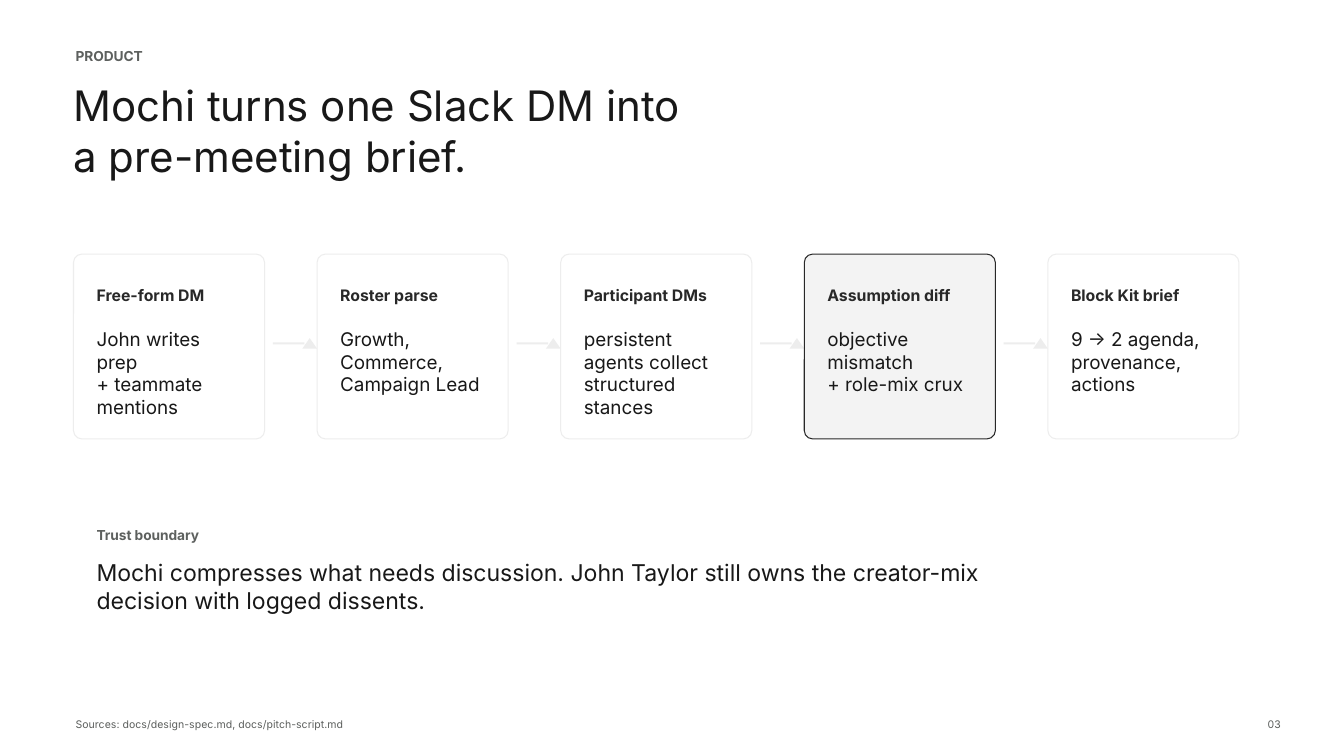
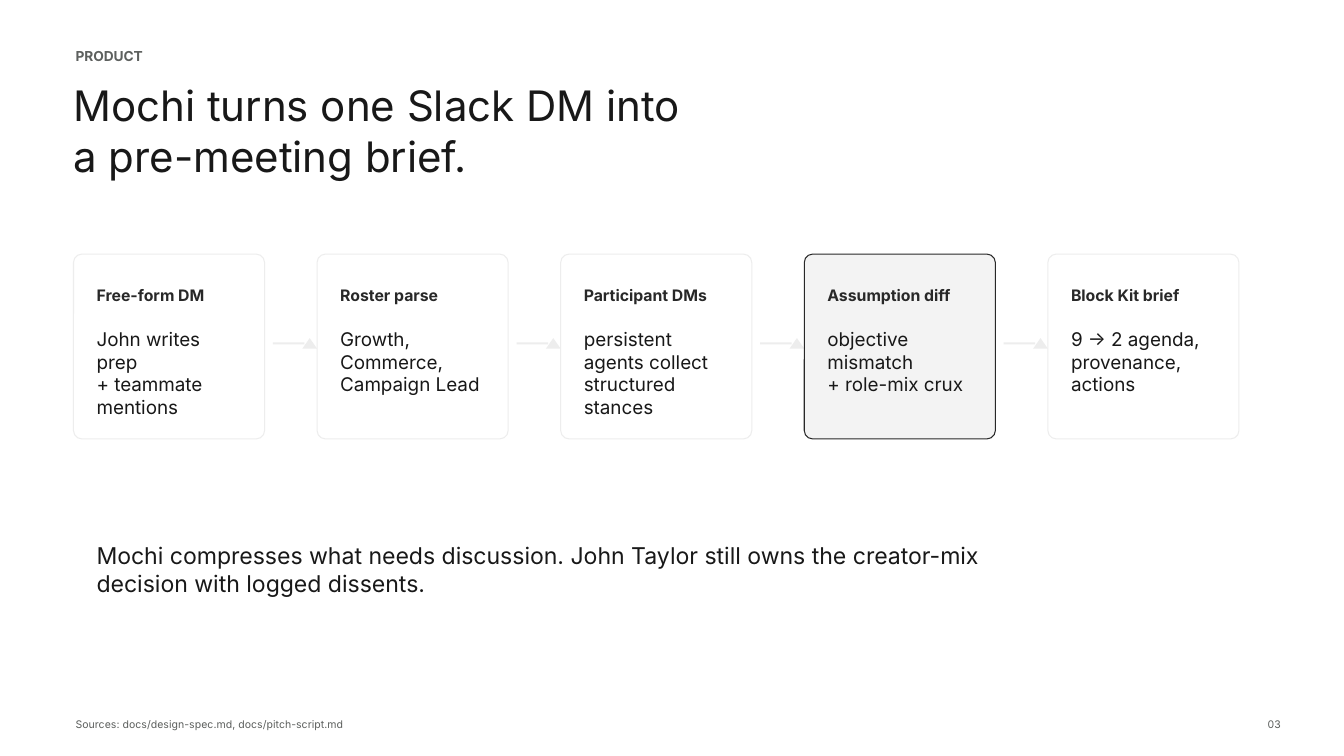
Before and after one commit to leewaichong/opensea, a slide deck: slide 3 of docs/pitch-deck/output/per-my-last-email-hackathon-pitch.pptx. Drawn at 1344x756 pixels with LibreOffice and Linux fonts; fonts in the diff are those of the drawing; background and template pictures are left out. Boxes give left, top, right and bottom in pixels: in the first picture for what was removed or moved away, otherwise in the second. Text is boxed around its words. In the diff, an @@ line names an element or a change of style, - is before the commit and + after.

```diff
--- a/docs/pitch-deck/output/per-my-last-email-hackathon-pitch.pptx
+++ b/docs/pitch-deck/output/per-my-last-email-hackathon-pitch.pptx
@@ text "Mochi compresses what needs discussion. ...": place and size @@
-text "Mochi compresses what needs discussion. ..." at (97,563,979,614)
+text "Mochi compresses what needs discussion. ..." at (97,546,979,597)
@@ text removed at (97,530,199,543) @@
-Trust boundary
```
Also in this commit, not shown: 5 other slides changed, 1 slide added, 1 slide removed, 25 other files.
